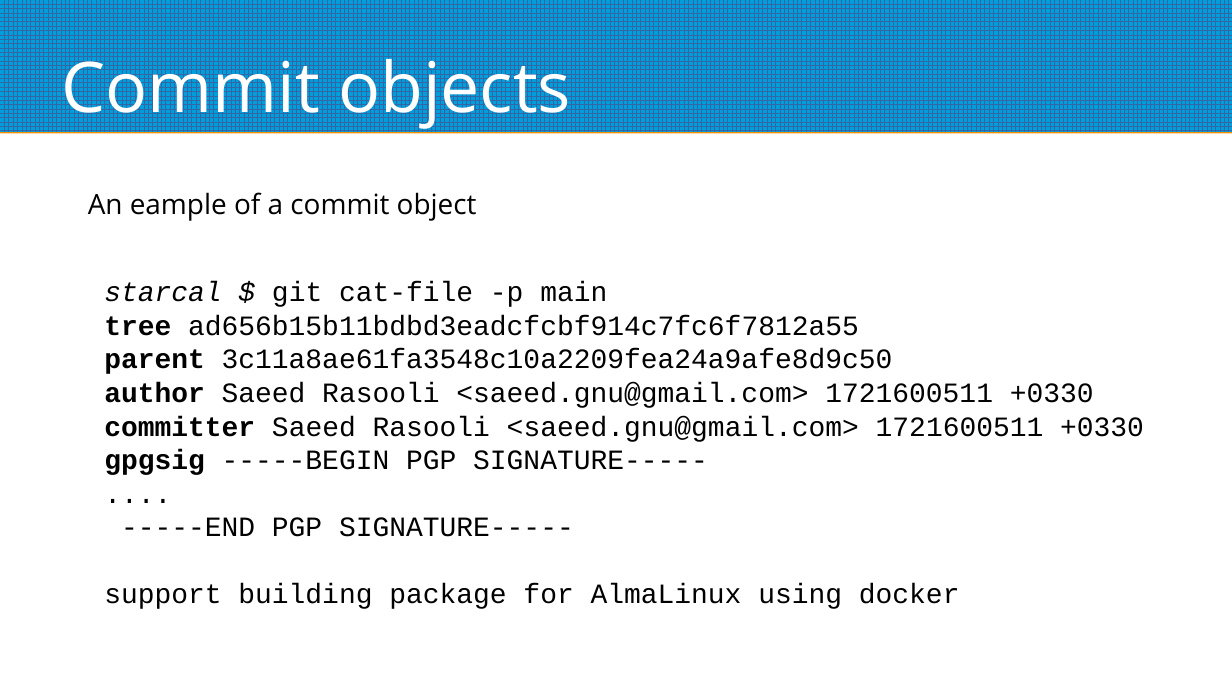
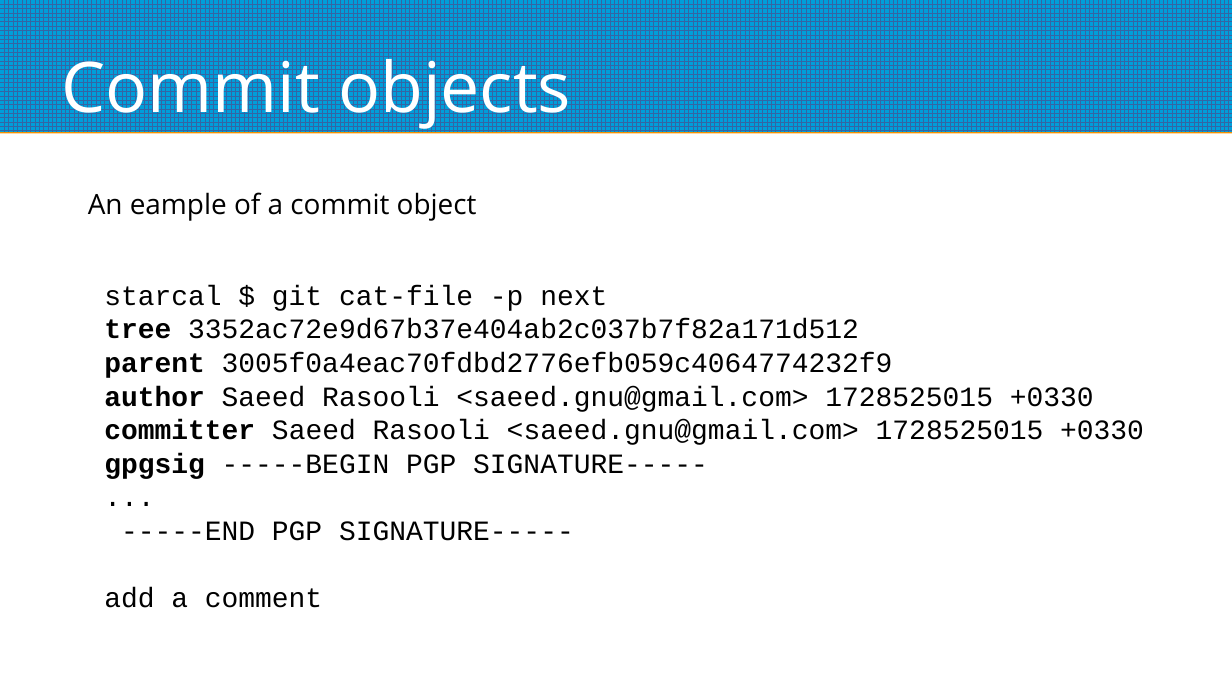
Before and after one commit to ilius/presentations, a slide deck: slide 10 of 2024-10-10/git-advanced.odp. Drawn at 1232x693 pixels with LibreOffice and Linux fonts; fonts in the diff are those of the drawing. Boxes give left, top, right and bottom in pixels: in the first picture for what was removed or moved away, otherwise in the second. Text is boxed around its words. In the diff, an @@ line names an element or a change of style, - is before the commit and + after.

```diff
--- a/2024-10-10/git-advanced.odp
+++ b/2024-10-10/git-advanced.odp
@@ text at [104,285,1144,608]: text changed @@
-....
+...
@@ text at [104,285,1144,445]: text changed @@
-starcal $ git cat-file -p main
-tree ad656b15b11bdbd3eadcfcbf914c7fc6f7812a55
-parent 3c11a8ae61fa3548c10a2209fea24a9afe8d9c50
-author Saeed Rasooli <saeed.gnu@gmail.com> 1721600511 +0330
-committer Saeed Rasooli <saeed.gnu@gmail.com> 1721600511 +0330
+starcal $ git cat-file -p next
+tree 3352ac72e9d67b37e404ab2c037b7f82a171d512
+parent 3005f0a4eac70fdbd2776efb059c4064774232f9
+author Saeed Rasooli <saeed.gnu@gmail.com> 1728525015 +0330
+committer Saeed Rasooli <saeed.gnu@gmail.com> 1728525015 +0330
@@ text at [104,587,322,608]: text changed @@
-support building package for AlmaLinux using docker
+add a comment
```
Also in this commit, not shown: 3 other slides changed, 1 slide added, 6 other files.
